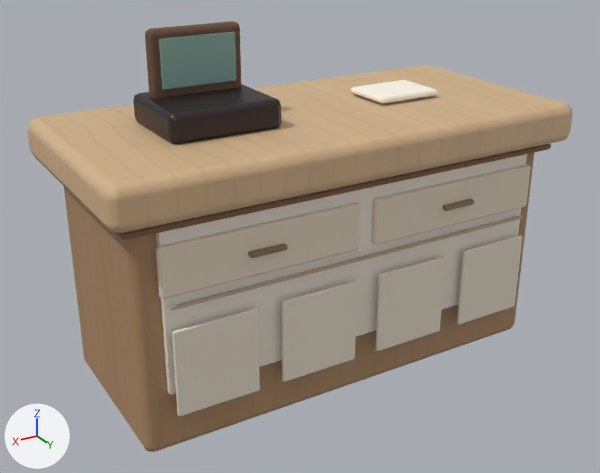
What one commit did to the glTF model assets/masters/native-v4/counter.glb.
Rendered twice from a camera (50 mm lens) standing at (1.61, 2.63, 1.83) and looking at (0.06, 0.04, 0.53). Every picture has the same lights, and +X, +Y and +Z are marked at lower left. The first picture is the older version. Vertices at exactly the same position are counted once.

The first picture shows 'counter'.
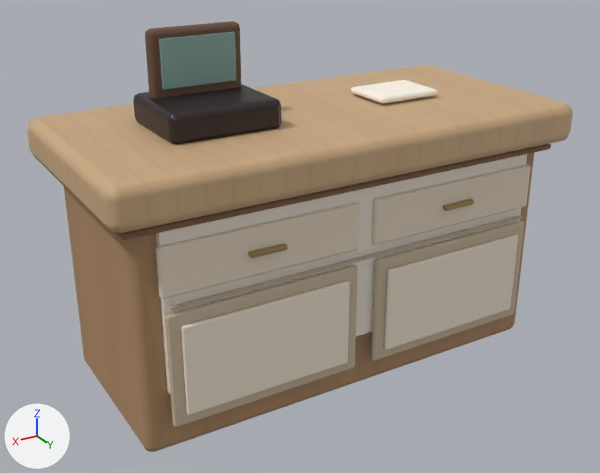
Location of each change, (x1, y1, x2, y2) in pixels of the pictures (600 x 473 px; the box of a moved part takes in the faces that stretch with it):
part 1 of me_mesh_0, moved or reshaped
    before: (457, 235, 522, 324)
    after: (371, 221, 524, 361)
part 2 of me_mesh_0, moved or reshaped
    before: (375, 257, 445, 351)
    after: (165, 265, 358, 427)
part 3 of me_mesh_0, moved or reshaped
    before: (282, 281, 357, 382)
    after: (384, 235, 518, 350)
part 4 of me_mesh_0, moved or reshaped
    before: (172, 308, 260, 416)
    after: (181, 281, 350, 415)
part 5 of me_mesh_0, recoloured
    both: (248, 199, 474, 258)
part 6 of me_mesh_0, recoloured
    before: (375, 235, 522, 351)
    after: (165, 221, 524, 427)
part 7 of me_mesh_0, recoloured
    before: (172, 281, 357, 416)
    after: (181, 235, 518, 415)

The change, as a diff of the scene's bpy script:
```diff
--- a/assets/masters/native-v4/counter.glb.py
+++ b/assets/masters/native-v4/counter.glb.py
@@ mat_mat_soft_paint_v1__efe4d1_1_r0_84_m0_ior1_5_opaque_ds0_linear_srgb_v2 @@
+mat_mat_soft_paint_v1__efe4d1_1_r0_84_m0_ior1_5_opaque_ds0_linear_srgb_v2 = principled_material('mat.soft-paint.v1:#EFE4D1:1:r0.84:m0:ior1.5:OPAQUE:ds0:linear-srgb-v2')
+mat_mat_soft_paint_v1__efe4d1_1_r0_84_m0_ior1_5_opaque_ds0_linear_srgb_v2.base_color = (0.863, 0.776, 0.638)  # pale yellow #efe4d1
+mat_mat_soft_paint_v1__efe4d1_1_r0_84_m0_ior1_5_opaque_ds0_linear_srgb_v2.roughness = 0.84
@@ mat_mat_warm_wood_v1__d1af86_1_r0_73_m0_ior1_5_opaque_ds0_linear_srgb_v2_native_r0_57 @@
+mat_mat_warm_wood_v1__d1af86_1_r0_73_m0_ior1_5_opaque_ds0_linear_srgb_v2_native_r0_57 = bpy.data.materials.new('mat.warm-wood.v1:#D1AF86:1:r0.73:m0:ior1.5:OPAQUE:ds0:linear-srgb-v2:native-r0.57')
+# colours: beige #d1af86
+# uses the picture img_image_0
@@ mat_mat_brushed_metal_v1__b59a63_1_r0_41_m0_65_ior1_5_opaque_ds0_linear_srgb_v2 @@
+mat_mat_brushed_metal_v1__b59a63_1_r0_41_m0_65_ior1_5_opaque_ds0_linear_srgb_v2 = principled_material('mat.brushed-metal.v1:#B59A63:1:r0.41:m0.65:ior1.5:OPAQUE:ds0:linear-srgb-v2')
+mat_mat_brushed_metal_v1__b59a63_1_r0_41_m0_65_ior1_5_opaque_ds0_linear_srgb_v2.base_color = (0.462, 0.323, 0.125)  # orange #b59a63
+mat_mat_brushed_metal_v1__b59a63_1_r0_41_m0_65_ior1_5_opaque_ds0_linear_srgb_v2.metallic = 0.65
+mat_mat_brushed_metal_v1__b59a63_1_r0_41_m0_65_ior1_5_opaque_ds0_linear_srgb_v2.roughness = 0.41
@@ mat_mat_soft_paint_v1__c8b69c_1_r0_84_m0_ior1_5_opaque_ds0_linear_srgb_v2 @@
+mat_mat_soft_paint_v1__c8b69c_1_r0_84_m0_ior1_5_opaque_ds0_linear_srgb_v2 = principled_material('mat.soft-paint.v1:#C8B69C:1:r0.84:m0:ior1.5:OPAQUE:ds0:linear-srgb-v2')
+mat_mat_soft_paint_v1__c8b69c_1_r0_84_m0_ior1_5_opaque_ds0_linear_srgb_v2.base_color = (0.578, 0.468, 0.332)  # beige #c8b69c
+mat_mat_soft_paint_v1__c8b69c_1_r0_84_m0_ior1_5_opaque_ds0_linear_srgb_v2.roughness = 0.84
@@ me_mesh_0 @@
 me_mesh_0.from_pydata(...)  # 804 vertices, 1536 faces; spans x -0.95..0.95, y -0.46..0.46, z 0.0..1.37
-me_mesh_0.materials.append(mat_mat_warm_wood_v1__dab98f_1_r0_73_m0_ior1_5_opaque_ds0_linear_srgb_v2_native_r0_57)
+# me_mesh_0 part 1: the loose piece of 44 vertices spanning x -0.77..-0.45, y 0.41..0.42, z 0.17..0.5 is scaled about its middle by (2.39, 1.64, 1.31), then moved by (0.2, -0.01, 0.01)
+# me_mesh_0 part 2: the loose piece of 44 vertices spanning x -0.36..-0.05, y 0.41..0.42, z 0.17..0.5 is scaled about its middle by (2.39, 1.64, 1.31), then moved by (0.61, -0.01, 0.01)
+# me_mesh_0 part 3: the loose piece of 44 vertices spanning x 0.05..0.36, y 0.41..0.42, z 0.17..0.5 is scaled about its middle by (2.11, 1.07, 1.04), then moved by (-0.62, 0.01, 0.01)
+# me_mesh_0 part 4: the loose piece of 44 vertices spanning x 0.45..0.77, y 0.41..0.42, z 0.17..0.5 is scaled about its middle by (2.11, 1.07, 1.04), then moved by (-0.2, 0.01, 0.01)
+# me_mesh_0 part 5: all 216 faces that had it switch from mat_mat_brushed_metal_v1__9b896b_1_r0_41_m0_65_ior1_5_opaque_ds0_linear_srgb_v2 (brown #9b896b) to mat_mat_brushed_metal_v1__b59a63_1_r0_41_m0_65_ior1_5_opaque_ds0_linear_srgb_v2 (orange #b59a63)
+# me_mesh_0 part 6: all 168 faces centred in x -0.77..-0.05, y 0.41..0.42, z 0.17..0.5 switch from mat_mat_soft_paint_v1__e8ddcb_1_r0_84_m0_ior1_5_opaque_ds0_linear_srgb_v2 (pale yellow #e8ddcb) to mat_mat_soft_paint_v1__c8b69c_1_r0_84_m0_ior1_5_opaque_ds0_linear_srgb_v2 (beige #c8b69c)
+# me_mesh_0 part 7: all 168 faces centred in x 0.05..0.77, y 0.41..0.42, z 0.17..0.5 switch from mat_mat_soft_paint_v1__e8ddcb_1_r0_84_m0_ior1_5_opaque_ds0_linear_srgb_v2 (pale yellow #e8ddcb) to mat_mat_soft_paint_v1__efe4d1_1_r0_84_m0_ior1_5_opaque_ds0_linear_srgb_v2 (pale yellow #efe4d1)
 me_mesh_0.materials.append(mat_mat_warm_wood_v1__b28c67_1_r0_73_m0_ior1_5_opaque_ds0_linear_srgb_v2)
@@ me_mesh_0 @@
 me_mesh_0.materials.append(mat_mat_warm_wood_v1__c2af94_1_r0_73_m0_ior1_5_opaque_ds0_linear_srgb_v2)
+me_mesh_0.materials.append(mat_mat_warm_wood_v1__d1af86_1_r0_73_m0_ior1_5_opaque_ds0_linear_srgb_v2_native_r0_57)
```
